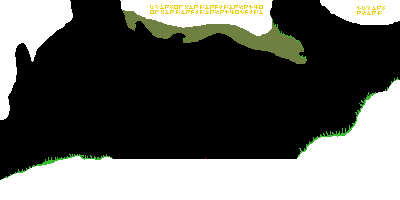
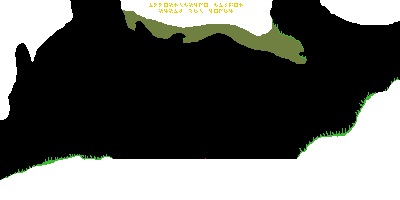
Layers edited between the first and the second 400x200 image:
painted on "Writing" over [149, 3, 385, 15]
